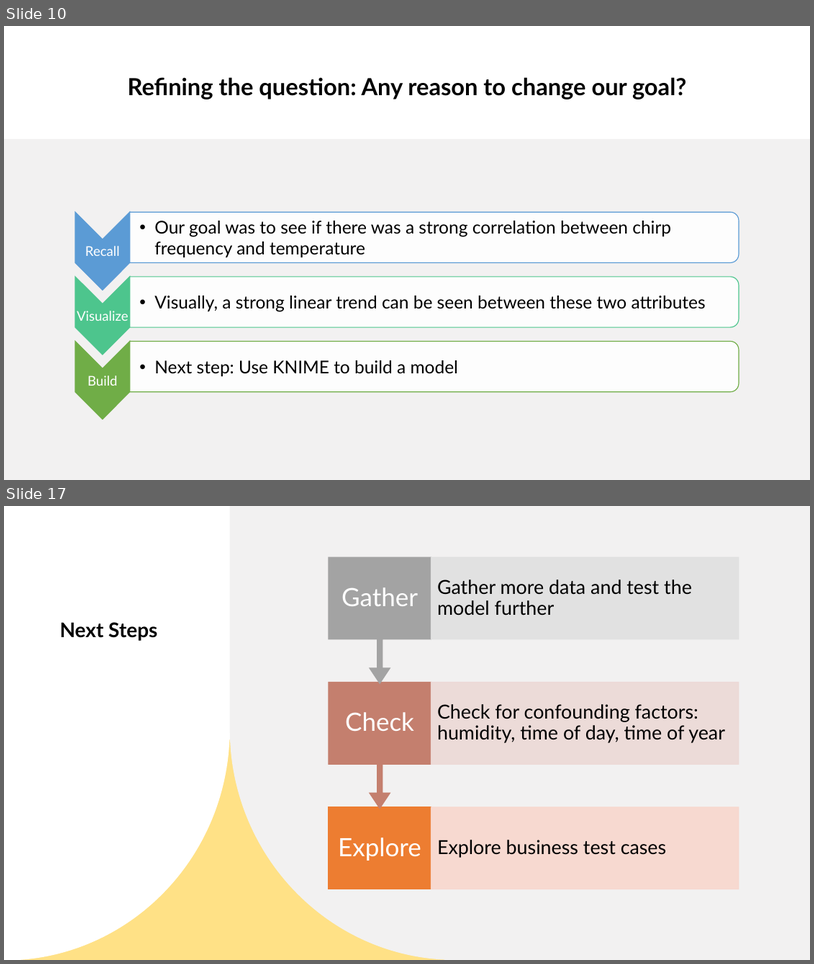
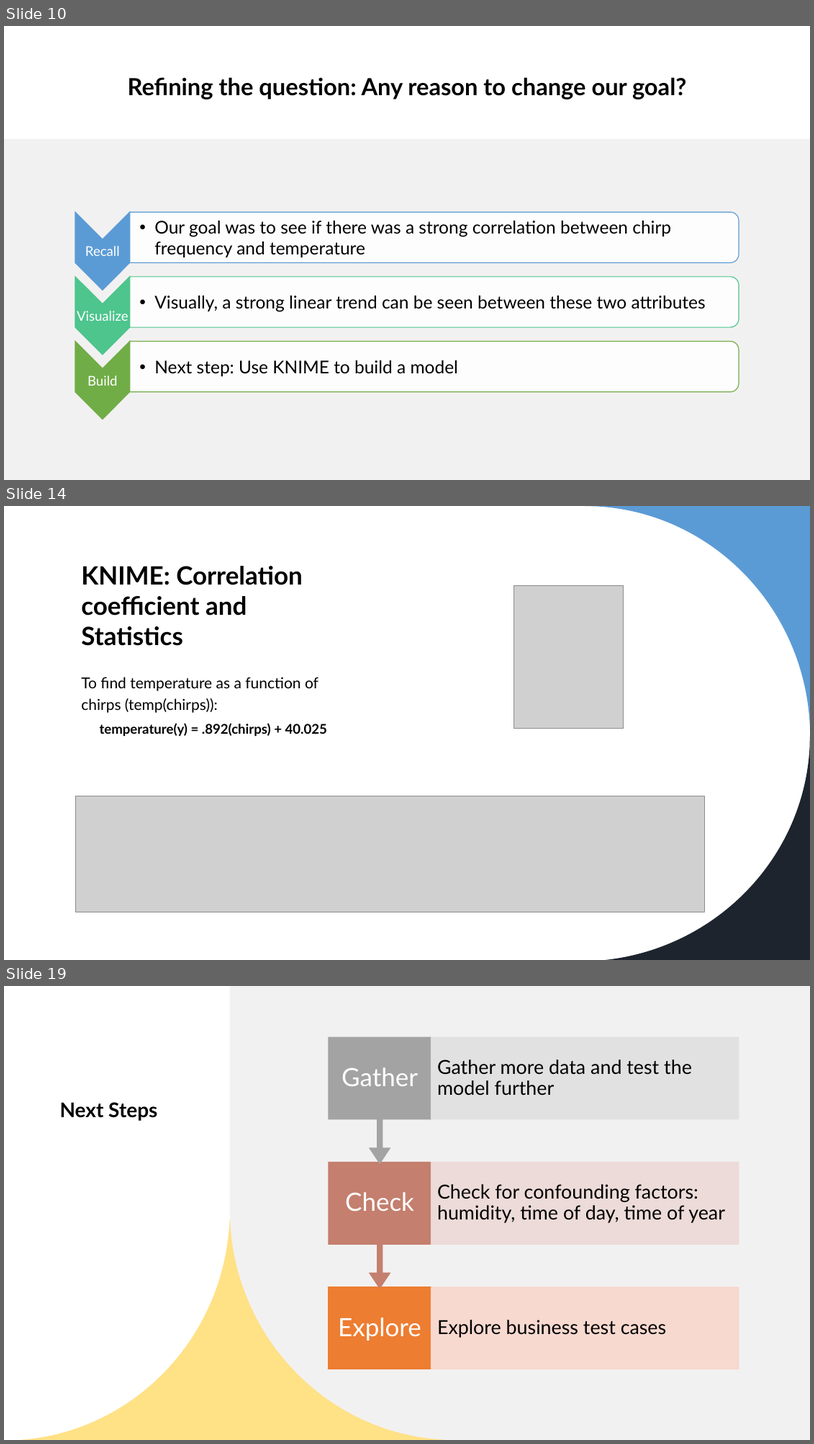
Before and after one commit to robert-daniels/Projects, a slide deck: DS_210/final/DS 210.pptx. Shown one above the other, each under a label of ours: slides 10 and 17 before the commit, slides 10, 14 and 19 after it; the slides between them are not shown. The pictures are 814x964 and 814x1444 pixels, drawn with LibreOffice and Linux fonts; fonts in the diff are those of the drawing; grey boxes stand for pictures. Boxes give left, top, right and bottom in pixels: in the first picture for what was removed or moved away, otherwise in the second. Text is boxed around its words. In the diff, an @@ line names an element or a change of style, - is before the commit and + after.

```diff
--- a/DS_210/final/DS 210.pptx
+++ b/DS_210/final/DS 210.pptx
@@ slide 14 added at (x1=4, y1=506, x2=810, y2=960), background #FFFFFF; not listed: 1 template element that a slide beside it also shows @@
@@ rectangle added at (x1=4, y1=506, x2=810, y2=960), fill #FFFFFF @@
@@ freeform shape added at (x1=585, y1=506, x2=810, y2=731), fill #5B9BD5 @@
@@ title added at (x1=81, y1=566, x2=303, y2=646), 30 pt, text #000000, bold @@
+KNIME: Correlation coefficient and Statistics
@@ picture added at (x1=514, y1=585, x2=623, y2=728) @@
@@ text added at (x1=81, y1=677, x2=327, y2=736), 18 pt, text #000000 @@
+To find temperature as a function of chirps (temp(chirps)):
+  temperature(y) = .892(chirps) + 40.025
@@ freeform shape added at (x1=586, y1=736, x2=810, y2=960), fill #1D242E @@
@@ picture added at (x1=75, y1=795, x2=705, y2=913) @@
@@ what was slide 17 is now slide 19 @@
```
Also in this commit, not shown: 3 slides changed, 3 other slides added, 2 slides removed, 3 other files.
